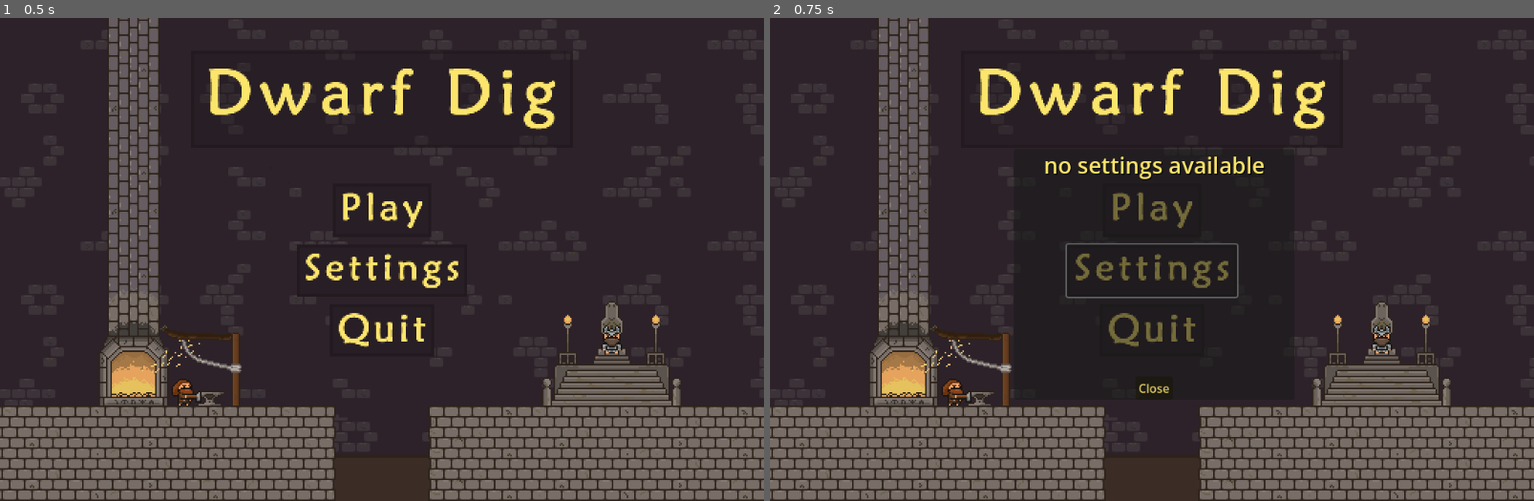
Above: before the commit, frames 1-2 (left to right).
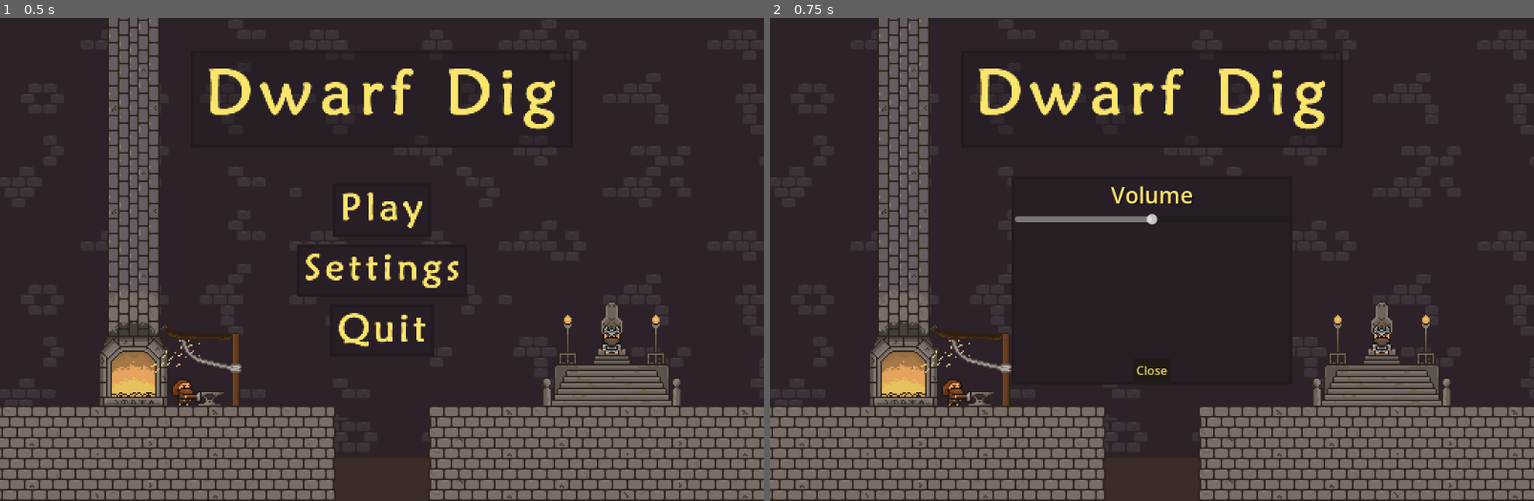
Above: after the commit, the same moments.

Repository: JoshSanch/DwarfDig
Game: Godot game, scene res://Scenes/main_menu.tscn
Same seed, same stepped clock (60 frames per second), same inputs: the game is played once before the commit and once after it. This scene is started directly instead of the project's main scene.
Inputs (mouse positions are in pixels of both pictures, inside the frame that each line leads up to):
- Up to frame 1 (0.5 s): no input
- Up to frame 2 (0.75 s): click (1152, 269) at 0.5 s

Frame 1 is identical in both runs. In frame 2, 2.0% of the frame differs, in the area x 31-69%, y 28-79%.

Commit message:
volume for music
game music player added to autoload in project settings
volume controls added to main menu

Diff:
--- a/Assets/Scripts/main_menu.gd
+++ b/Assets/Scripts/main_menu.gd
@@ -3,6 +3,9 @@
 @export var gameroot : PackedScene
 
 @onready var setting_menu = %SettingsContainer
+@onready var volume_slider = %VolumeSlider
+@onready var game_music = get_node("/root/GameMusicPlayer")
+
 
 func _on_play_button_pressed():
 	var new_game = gameroot.instantiate()
@@ -10,6 +13,7 @@
 
 
 func _on_settings_button_pressed():
+	volume_slider.value = game_music.volume_db
 	setting_menu.show()
 
 
@@ -20,3 +24,7 @@
 #Settings menu button
 func _on_close_button_pressed():
 	setting_menu.hide()
+
+
+func _on_h_slider_value_changed(value):
+	game_music.volume_db = value
--- a/Scenes/Music/game_music_player.tscn
+++ b/Scenes/Music/game_music_player.tscn
@@ -4,4 +4,5 @@
 
 [node name="GameMusicPlayer" type="AudioStreamPlayer"]
 stream = ExtResource("1_lr4ps")
+volume_db = -10.0
 autoplay = true
--- a/Scenes/gameroot.tscn
+++ b/Scenes/gameroot.tscn
@@ -8,7 +8,6 @@
 [ext_resource type="Resource" uid="uid://xggmf654ppay" path="res://Assets/MaterialParameters/Gold.tres" id="4_xj1av"]
 [ext_resource type="Resource" uid="uid://mslejv4aw57w" path="res://Assets/MaterialParameters/Coal.tres" id="5_cwmoe"]
 [ext_resource type="PackedScene" uid="uid://c6cb2gkf7xxf1" path="res://Scenes/RootUI.tscn" id="8_63vrn"]
-[ext_resource type="PackedScene" uid="uid://ceclr6jo8oq2d" path="res://Scenes/Music/game_music_player.tscn" id="8_tdvil"]
 
 [sub_resource type="FastNoiseLite" id="FastNoiseLite_0pq4g"]
 noise_type = 0
@@ -30,9 +29,6 @@
 
 [node name="RootUi" parent="." instance=ExtResource("8_63vrn")]
 
-[node name="GameMusicPlayer" parent="." instance=ExtResource("8_tdvil")]
-volume_db = -10.0
-
 [connection signal="resource_collected" from="CavePlayableArea" to="Player" method="_on_cave_playable_area_resource_collected"]
 [connection signal="resource_collected" from="CavePlayableArea" to="RootUi" method="_on_cave_playable_area_resource_collected"]
 [connection signal="player_action_activated" from="Player" to="CavePlayableArea" method="_on_player_player_action_activated"]
--- a/Scenes/main_menu.tscn
+++ b/Scenes/main_menu.tscn
@@ -1,8 +1,16 @@
-[gd_scene load_steps=5 format=3 uid="uid://bixm4j0auksss"]
+[gd_scene load_steps=6 format=3 uid="uid://bixm4j0auksss"]
 
 [ext_resource type="Script" path="res://Assets/Scripts/main_menu.gd" id="1_0dux7"]
 [ext_resource type="Texture2D" uid="uid://28oyn6a481x8" path="res://Assets/Textures/UI/Main Menu.png" id="1_h714b"]
 [ext_resource type="PackedScene" uid="uid://c45vh8sb253f7" path="res://Scenes/gameroot.tscn" id="2_bwb2r"]
+
+[sub_resource type="StyleBoxFlat" id="StyleBoxFlat_bqtsc"]
+bg_color = Color(0.156863, 0.117647, 0.14902, 1)
+border_width_left = 4
+border_width_top = 4
+border_width_right = 4
+border_width_bottom = 4
+border_color = Color(0.137255, 0.101961, 0.12549, 1)
 
 [sub_resource type="LabelSettings" id="LabelSettings_aay0n"]
 font_size = 30
@@ -56,28 +64,53 @@
 
 [node name="SettingsContainer" type="PanelContainer" parent="."]
 unique_name_in_owner = true
+auto_translate_mode = 1
 visible = false
-layout_mode = 0
-offset_left = 327.0
-offset_top = 176.0
-offset_right = 703.0
-offset_bottom = 512.0
+layout_mode = 1
+anchors_preset = 8
+anchor_left = 0.5
+anchor_top = 0.5
+anchor_right = 0.5
+anchor_bottom = 0.5
+offset_left = -188.0
+offset_top = -112.0
+offset_right = 188.0
+offset_bottom = 168.0
+grow_horizontal = 2
+grow_vertical = 2
+theme_override_styles/panel = SubResource("StyleBoxFlat_bqtsc")
 
 [node name="VBoxContainer" type="VBoxContainer" parent="SettingsContainer"]
+auto_translate_mode = 1
 layout_mode = 2
 
 [node name="Label" type="Label" parent="SettingsContainer/VBoxContainer"]
+auto_translate_mode = 1
 layout_mode = 2
-size_flags_vertical = 3
-text = "no settings available"
+text = "Volume"
 label_settings = SubResource("LabelSettings_aay0n")
 horizontal_alignment = 1
 
+[node name="VolumeSlider" type="HSlider" parent="SettingsContainer/VBoxContainer"]
+unique_name_in_owner = true
+auto_translate_mode = 1
+layout_mode = 2
+min_value = -30.0
+max_value = 10.0
+value = -10.0
+
+[node name="Spacer" type="VBoxContainer" parent="SettingsContainer/VBoxContainer"]
+auto_translate_mode = 1
+layout_mode = 2
+size_flags_vertical = 3
+
 [node name="HBoxContainer" type="HBoxContainer" parent="SettingsContainer/VBoxContainer"]
+auto_translate_mode = 1
 layout_mode = 2
 alignment = 1
 
 [node name="CloseButton" type="Button" parent="SettingsContainer/VBoxContainer/HBoxContainer"]
+auto_translate_mode = 1
 modulate = Color(0.984314, 0.898039, 0.419608, 1)
 layout_mode = 2
 text = "Close"
@@ -85,4 +118,5 @@
 [connection signal="pressed" from="PlayButton" to="." method="_on_play_button_pressed"]
 [connection signal="pressed" from="SettingsButton" to="." method="_on_settings_button_pressed"]
 [connection signal="pressed" from="QuitButton" to="." method="_on_quit_button_pressed"]
+[connection signal="value_changed" from="SettingsContainer/VBoxContainer/VolumeSlider" to="." method="_on_h_slider_value_changed"]
 [connection signal="pressed" from="SettingsContainer/VBoxContainer/HBoxContainer/CloseButton" to="." method="_on_close_button_pressed"]
--- /dev/null
+++ b/Scenes/settings_container.tscn
@@ -0,0 +1,57 @@
+[gd_scene load_steps=3 format=3 uid="uid://0t6veblj2edq"]
+
+[sub_resource type="StyleBoxFlat" id="StyleBoxFlat_bqtsc"]
+bg_color = Color(0.156863, 0.117647, 0.14902, 1)
+border_width_left = 4
+border_width_top = 4
+border_width_right = 4
+border_width_bottom = 4
+border_color = Color(0.137255, 0.101961, 0.12549, 1)
+
+[sub_resource type="LabelSettings" id="LabelSettings_aay0n"]
+font_size = 30
+font_color = Color(0.984314, 0.898039, 0.419608, 1)
+shadow_color = Color(0, 0, 0, 0.992157)
+
+[node name="SettingsContainer" type="PanelContainer"]
+auto_translate_mode = 1
+visible = false
+offset_left = 636.0
+offset_top = 191.0
+offset_right = 1012.0
+offset_bottom = 374.0
+theme_override_styles/panel = SubResource("StyleBoxFlat_bqtsc")
+
+[node name="VBoxContainer" type="VBoxContainer" parent="."]
+auto_translate_mode = 1
+layout_mode = 2
+
+[node name="Label" type="Label" parent="VBoxContainer"]
+auto_translate_mode = 1
+layout_mode = 2
+text = "Volume"
+label_settings = SubResource("LabelSettings_aay0n")
+horizontal_alignment = 1
+
+[node name="HSlider" type="HSlider" parent="VBoxContainer"]
+auto_translate_mode = 1
+layout_mode = 2
+min_value = -30.0
+max_value = 10.0
+value = -10.0
+
+[node name="Spacer" type="VBoxContainer" parent="VBoxContainer"]
+auto_translate_mode = 1
+layout_mode = 2
+size_flags_vertical = 3
+
+[node name="HBoxContainer" type="HBoxContainer" parent="VBoxContainer"]
+auto_translate_mode = 1
+layout_mode = 2
+alignment = 1
+
+[node name="CloseButton" type="Button" parent="VBoxContainer/HBoxContainer"]
+auto_translate_mode = 1
+modulate = Color(0.984314, 0.898039, 0.419608, 1)
+layout_mode = 2
+text = "Close"
--- a/project.godot
+++ b/project.godot
@@ -14,6 +14,10 @@
 run/main_scene="res://Scenes/gameroot.tscn"
 config/features=PackedStringArray("4.3", "GL Compatibility")
 config/icon="res://icon.svg"
+
+[autoload]
+
+GameMusicPlayer="*res://Scenes/Music/game_music_player.tscn"
 
 [display]
 
Not shown, added: Assets/Textures/UI/Main Menu.png.import
